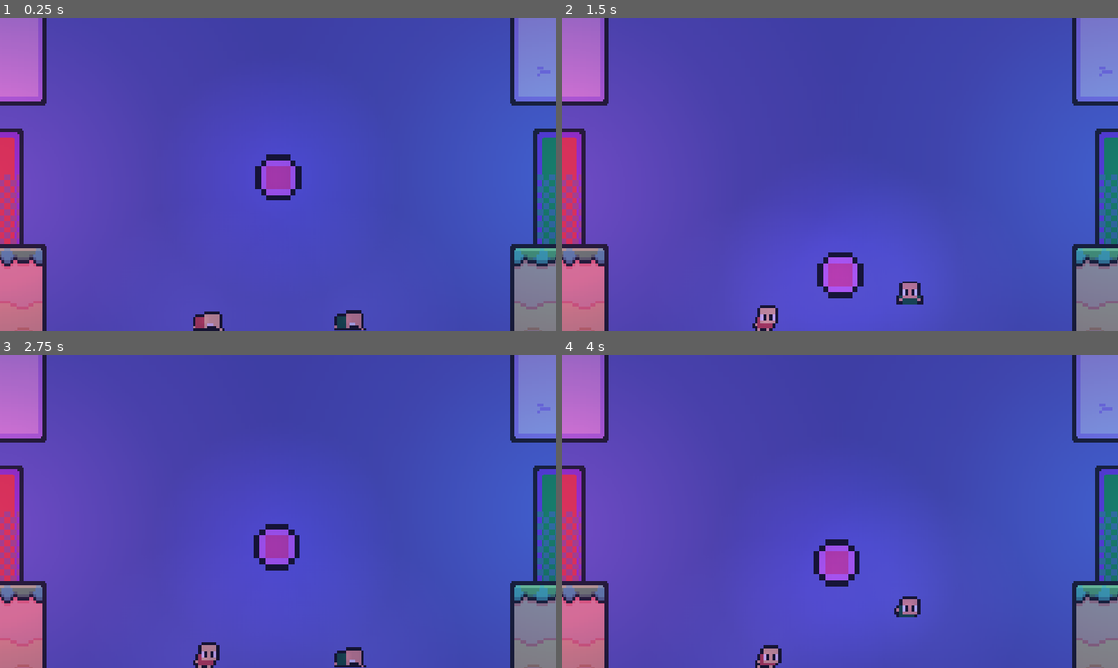
Above: before the commit, frames 1-4 (two rows, left to right).
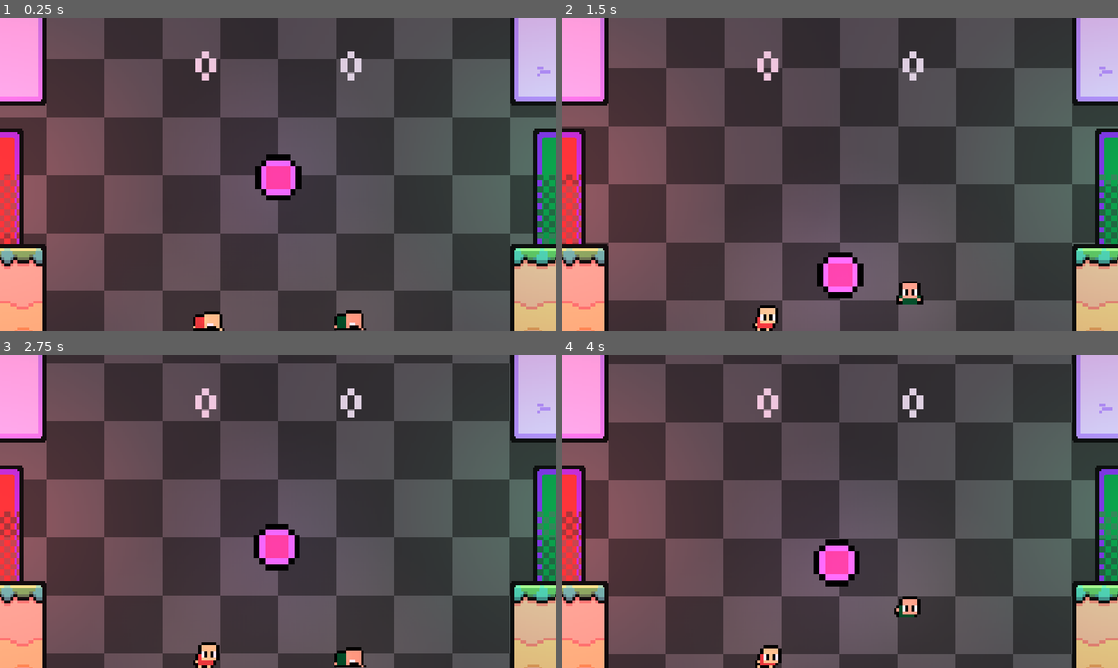
Above: after the commit, the same moments.

Repository: t0qen/juxtra-game
Game: Godot game, scene res://data/scenes/root.tscn
Two runs of this game, one before a commit and one after it. Both use one fixed random seed, a clock stepped at 60 frames per second and the inputs below.
Inputs:
- Up to frame 1 (0.25 s): no input
- Up to frame 2 (1.5 s): tap Keypad 2 (jump_1) at 0.77 s
- Up to frame 3 (2.75 s): tap Keypad 2 (jump_1) at 1.52 s
- Up to frame 4 (4 s): tap Keypad 2 (jump_1) at 3.02, 3.77 s

The runs differ from the first frame. In frame 1, 100% of the frame differs, in the area x 0-100%, y 0-100%; in frame 2, 100%; in frame 3, 100%; in frame 4, 100%.

Commit message:
Improved lights, added a dynamic background and scores

Diff:
--- a/data/scenes/ball.tscn
+++ b/data/scenes/ball.tscn
@@ -116,6 +116,10 @@
 
 [node name="PointLight2D" type="PointLight2D" parent="root_ball"]
 color = Color(0.760784, 0.533333, 0.960784, 1)
+shadow_enabled = true
+shadow_color = Color(0, 0, 0, 1)
+shadow_filter = 2
+shadow_filter_smooth = 1.0
 texture = SubResource("GradientTexture2D_5sysg")
 texture_scale = 14.0
 
--- a/data/scenes/multiplayer_level.tscn
+++ b/data/scenes/multiplayer_level.tscn
@@ -1,9 +1,11 @@
-[gd_scene load_steps=26 format=4 uid="uid://djd1mq3ot48xw"]
+[gd_scene load_steps=30 format=4 uid="uid://djd1mq3ot48xw"]
 
 [ext_resource type="Script" uid="uid://cfseqshiju1j5" path="res://data/scripts/multiplayer_level.gd" id="1_lpglf"]
 [ext_resource type="Texture2D" uid="uid://bcad7k112u5rt" path="res://data/assets/levels/tiles.png" id="2_5bmcu"]
 [ext_resource type="PackedScene" uid="uid://dyvd2cue15rb6" path="res://data/scenes/camera.tscn" id="2_i4smc"]
+[ext_resource type="Texture2D" uid="uid://dkgdkm6p870l5" path="res://data/assets/levels/background.png" id="2_kd03d"]
 [ext_resource type="PackedScene" uid="uid://pqwlje75yaq6" path="res://data/scenes/player.tscn" id="2_tyoci"]
+[ext_resource type="FontFile" uid="uid://dtn3s3mvxooc6" path="res://data/assets/fonts/Bytesized-Regular.ttf" id="4_ciff6"]
 
 [sub_resource type="Gradient" id="Gradient_5bmcu"]
 offsets = PackedFloat32Array(0.0119048)
@@ -167,11 +169,24 @@
 physics_layer_1/collision_mask = 2
 sources/1 = SubResource("TileSetAtlasSource_5bmcu")
 
+[sub_resource type="LabelSettings" id="LabelSettings_dvgjj"]
+font = ExtResource("4_ciff6")
+font_size = 120
+shadow_size = 0
+shadow_color = Color(0.98, 0.98, 0.98, 0)
+
+[sub_resource type="LabelSettings" id="LabelSettings_knx5i"]
+font = ExtResource("4_ciff6")
+font_size = 120
+outline_color = Color(0, 0, 0, 1)
+shadow_size = 24
+shadow_offset = Vector2(0, 5)
+
 [sub_resource type="RectangleShape2D" id="RectangleShape2D_tyoci"]
-size = Vector2(50, 149)
+size = Vector2(9.25, 115.75)
 
 [sub_resource type="RectangleShape2D" id="RectangleShape2D_5bmcu"]
-size = Vector2(51.25, 149.5)
+size = Vector2(9, 116)
 
 [sub_resource type="Gradient" id="Gradient_ql84r"]
 offsets = PackedFloat32Array(0, 0.0238095, 0.0416667, 0.589286, 1)
@@ -207,6 +222,7 @@
 
 [node name="multiplayer_level" type="Node2D" node_paths=PackedStringArray("after_goal_timer", "before_after_goal_timer", "player_1_spawn", "player_2_spawn", "ball_spawn", "player_1", "player_2", "camera")]
 script = ExtResource("1_lpglf")
+enable_ui = true
 after_goal_timer = NodePath("timers/after_goal")
 before_after_goal_timer = NodePath("timers/before_after_goal")
 player_1_spawn = NodePath("markers/player_1_spawn")
@@ -216,7 +232,12 @@
 player_2 = NodePath("players/player_2")
 camera = NodePath("camera")
 
+[node name="Background" type="Sprite2D" parent="."]
+scale = Vector2(60, 60)
+texture = ExtResource("2_kd03d")
+
 [node name="TextureRect" type="TextureRect" parent="."]
+visible = false
 offset_left = -767.0
 offset_top = -459.0
 offset_right = 1120.0
@@ -233,6 +254,23 @@
 
 [node name="UI" type="Node2D" parent="."]
 
+[node name="player_1" type="Label" parent="UI"]
+offset_left = -173.0
+offset_top = -301.0
+offset_right = -113.0
+offset_bottom = -151.0
+size_flags_horizontal = 4
+text = "0"
+label_settings = SubResource("LabelSettings_dvgjj")
+
+[node name="player_2" type="Label" parent="UI"]
+offset_left = 128.0
+offset_top = -301.0
+offset_right = 188.0
+offset_bottom = -151.0
+text = "0"
+label_settings = SubResource("LabelSettings_knx5i")
+
 [node name="light_effects" type="Node2D" parent="."]
 
 [node name="markers" type="Node2D" parent="."]
@@ -262,13 +300,13 @@
 [node name="goal_1" type="Area2D" parent="goals"]
 
 [node name="hitbox" type="CollisionShape2D" parent="goals/goal_1"]
-position = Vector2(619, 31)
+position = Vector2(619, 32)
 shape = SubResource("RectangleShape2D_tyoci")
 
 [node name="goal_2" type="Area2D" parent="goals"]
 
 [node name="hitbox" type="CollisionShape2D" parent="goals/goal_2"]
-position = Vector2(-628, 31)
+position = Vector2(-619, 32)
 shape = SubResource("RectangleShape2D_5bmcu")
 
 [node name="goal_1_light" type="PointLight2D" parent="goals"]
@@ -324,7 +362,7 @@
 shape = SubResource("WorldBoundaryShape2D_ciff6")
 
 [node name="CanvasModulate" type="CanvasModulate" parent="."]
-color = Color(0.577636, 0.538154, 0.784302, 0.729412)
+color = Color(0.866224, 0.757478, 0.854015, 1)
 
 [connection signal="area_entered" from="goals/goal_1" to="." method="_on_goal_1_area_entered"]
 [connection signal="area_entered" from="goals/goal_2" to="." method="_on_goal_2_area_entered"]
--- a/data/scenes/player.tscn
+++ b/data/scenes/player.tscn
@@ -872,6 +872,10 @@
 position = Vector2(0, -6)
 color = Color(0.976471, 0.729412, 0.603922, 1)
 energy = 0.5
+shadow_enabled = true
+shadow_color = Color(0, 0, 0, 1)
+shadow_filter = 2
+shadow_filter_smooth = 1.0
 texture = SubResource("GradientTexture2D_lk3x8")
 texture_scale = 2.0
 
--- a/data/scripts/ball.gd
+++ b/data/scripts/ball.gd
@@ -15,5 +15,7 @@
 	#else:
 		#$sprites.play("default")
 
+	#print(get_groups())
+
 func play_anim_fast():
 	$sprites.play("fast")
--- a/data/scripts/multiplayer_level.gd
+++ b/data/scripts/multiplayer_level.gd
@@ -47,7 +47,7 @@
 
 var ball = preload("res://data/scenes/ball.tscn") # preload ball scene so we can queue_free() it
 var current_ball = null # store preloaded ball
-
+var scoring : bool = false
 # - CAMERA EFFECTS
 @export_group("Camera shakes presets") # some presets for camera shakes, like in player.gd
 
@@ -74,10 +74,10 @@
 # - SCORES
 var player_1_score : int = 0 # store player 1 score
 var player_2_score : int = 0 # same for player 2
-var current_winner_player = PLAYERS # wich players has really win the game, depends on wich player has touch the ball for the last time
-var last_touch_ball = PLAYERS # wich player s has touch the ball for the last time
-var current_goal = GOALS # in wich goal the ball is
-var current_way_to_score = WAY_TO_SCORE # how player has scored
+var current_winner_player = PLAYERS.PLAYER_1 # wich players has really win the game, depends on wich player has touch the ball for the last time
+var last_touch_ball = PLAYERS.PLAYER_1 # wich player s has touch the ball for the last time
+var current_goal = GOALS.GOAL_1 # in wich goal the ball is
+var current_way_to_score = WAY_TO_SCORE.UNVOLUNTARY # how player has scored
 #endregion
 
 func _ready() -> void:
@@ -91,8 +91,10 @@
 
 	spawn_ball()
 
-func _process(delta: float) -> void:
-	pass
+func _physics_process(delta: float) -> void:
+	if !scoring:
+		var ball_rb = current_ball.get_child(0).global_position
+		$Background.global_position = lerp($Background.global_position, ball_rb, 0.2 * delta)
 
 func spawn_ball(): # instanciate ball scene
 	current_ball = ball.instantiate()
@@ -106,32 +108,36 @@
 	player_2.global_position = player_2_spawn.global_position
 
 func update_score():
-	#player_1_score_text.text = str(player_1_score) TODO
-	#player_2_score_text.text = str(player_2_score) TODO
-	pass
+	$UI/player_1.text = str(player_1_score)
+	$UI/player_2.text = str(player_2_score)
+	#pass
 
 # - GOALS / SCORES
 func _on_goal_1_area_entered(area: Area2D) -> void: # player 2 scores
 	if area.is_in_group("ball"): # verify if it's the ball that is in the goal
+		scoring = true
+		manage_scores()
+		current_ball.queue_free() # delete the current ball
+		before_after_goal_timer.start()
+		current_goal = GOALS.GOAL_2
+		# print GOAL
+
+func _on_goal_2_area_entered(area: Area2D) -> void: # player 1 scores
+	if area.is_in_group("ball"): # verify if it's the ball that is in the goal
+		scoring = true
 		manage_scores()
 		current_ball.queue_free() # delete the current ball
 		before_after_goal_timer.start()
 		current_goal = GOALS.GOAL_1
 		# print GOAL
 
-func _on_goal_2_area_entered(area: Area2D) -> void: # player 1 scores
-	if area.is_in_group("ball"): # verify if it's the ball that is in the goal
-		manage_scores()
-		current_ball.queue_free() # delete the current ball
-		before_after_goal_timer.start()
-		current_goal = GOALS.GOAL_2
-		# print GOAL
-
 func manage_scores():
 	# check wich player touch the balls for the last time
-	if current_ball.is_in_group("player_1"):
+	if current_ball.get_child(0).is_in_group("player_1"):
+		print("PLAYER 1 LAST TOUCH")
 		last_touch_ball = PLAYERS.PLAYER_1
-	elif current_ball.is_in_group("player_2"):
+	elif current_ball.get_child(0).is_in_group("player_2"):
+		print("PLAYER 2 LAST TOUCH")
 		last_touch_ball = PLAYERS.PLAYER_2
 	else:
 		last_touch_ball = PLAYERS.NOBODY # this will probably never be used because ball can't go to a goal without a player touch
@@ -140,11 +146,11 @@
 	if last_touch_ball == PLAYERS.PLAYER_1 && current_goal == GOALS.GOAL_2: # player 1 has scored in the enemy goal, +4 for him
 		current_winner_player = PLAYERS.PLAYER_1
 		current_way_to_score = WAY_TO_SCORE.VOLUNTARY
-		player_1_score += 4
+		player_1_score += 2
 	elif last_touch_ball == PLAYERS.PLAYER_2 && current_goal == GOALS.GOAL_1: # player 2 has scored in the enemy goal, +4 for him
 		current_winner_player = PLAYERS.PLAYER_2
 		current_way_to_score = WAY_TO_SCORE.VOLUNTARY
-		player_2_score += 4
+		player_2_score += 2
 	elif last_touch_ball == PLAYERS.PLAYER_1 && current_goal == GOALS.GOAL_1: # player 1 has scored in him own goal
 		current_winner_player = PLAYERS.PLAYER_2
 		current_way_to_score = WAY_TO_SCORE.UNVOLUNTARY
@@ -154,6 +160,13 @@
 		current_way_to_score = WAY_TO_SCORE.UNVOLUNTARY
 		player_1_score += 1
 
+	# print scores
+	print("CURRENT WINNER : ", current_winner_player)
+	print("PLAYER 1 SCORE : ", player_1_score, "  -  PLAYER 2 SCORE : ", player_2_score)
+	print("WAY TO SCORE : ", current_way_to_score)
+	print("GOAL : ", current_goal)
+	print("LAST TOUCH : ", last_touch_ball)
+	update_score()
 	# TODO
 
 # - TIMERS
@@ -163,6 +176,7 @@
 	player_1.show()
 	player_2.show()
 	spawn_ball()
+	scoring = false
 
 func _on_before_after_goal_timeout() -> void:
 	# lock players
--- a/data/scripts/player.gd
+++ b/data/scripts/player.gd
@@ -362,8 +362,8 @@
 		sprites.flip_h = true
 
 func play_animation(animation: String) -> void: # play animation
-	if current_player == PLAYER.PLAYER_1:
-		print(animation + "_" + str(current_player))
+	#if current_player == PLAYER.PLAYER_1:
+		#print(animation + "_" + str(current_player))
 	sprites.play(animation + "_" + str(current_player))
 	#if current_player == 1: # aniamtions with player's 1 skin
 		#match animation:
@@ -437,7 +437,6 @@
 # - OTHERS
 func _on_area_area_entered(area: Area2D) -> void: # start a camera shake if player touch the ball
 	if area.is_in_group("ball"): # if player touchs the ball
-		print("touch ball")
 		play_animation("touche_ball")
 		camera_shake(SHAKE_PRESETS.TOUCH_THE_BALL)
 		var ball = area.get_parent() # get the ball node (rigid body)
Binary file added: data/assets/fonts/Bytesized-Regular.ttf
Not shown, added: data/assets/fonts/Bytesized-Regular.ttf.import
Binary file added: data/assets/fonts/tiny5-Regular.otf
Not shown, added: data/assets/fonts/tiny5-Regular.otf.import
Binary file added: data/assets/levels/background.png
Not shown, added: data/assets/levels/background.png.import
